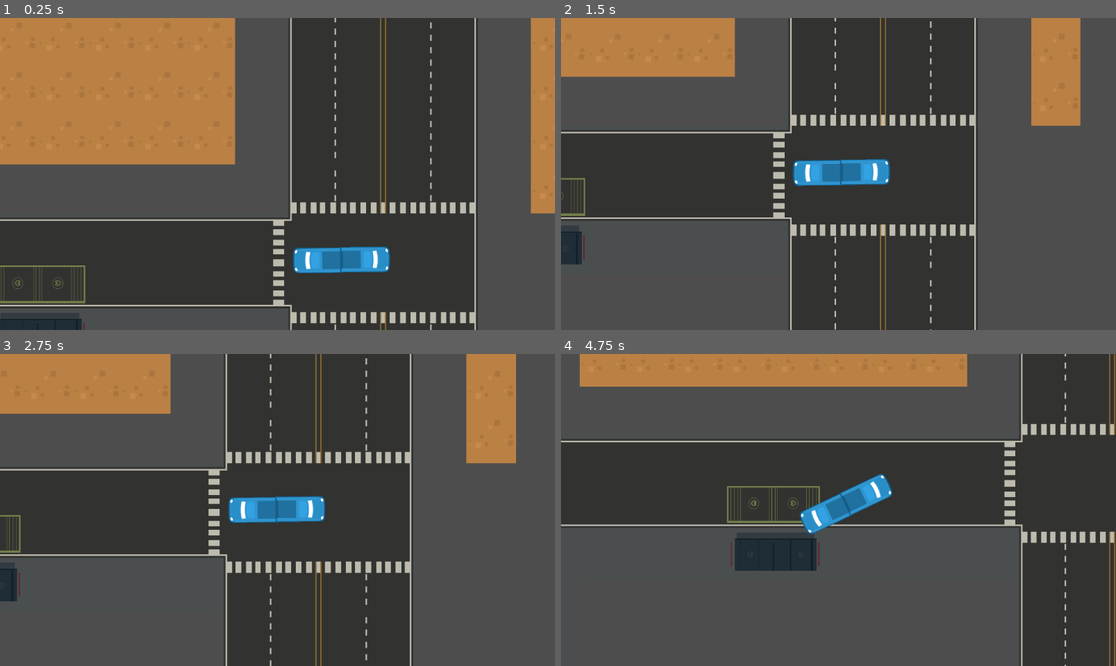
Above: before the commit, frames 1-4 (two rows, left to right).
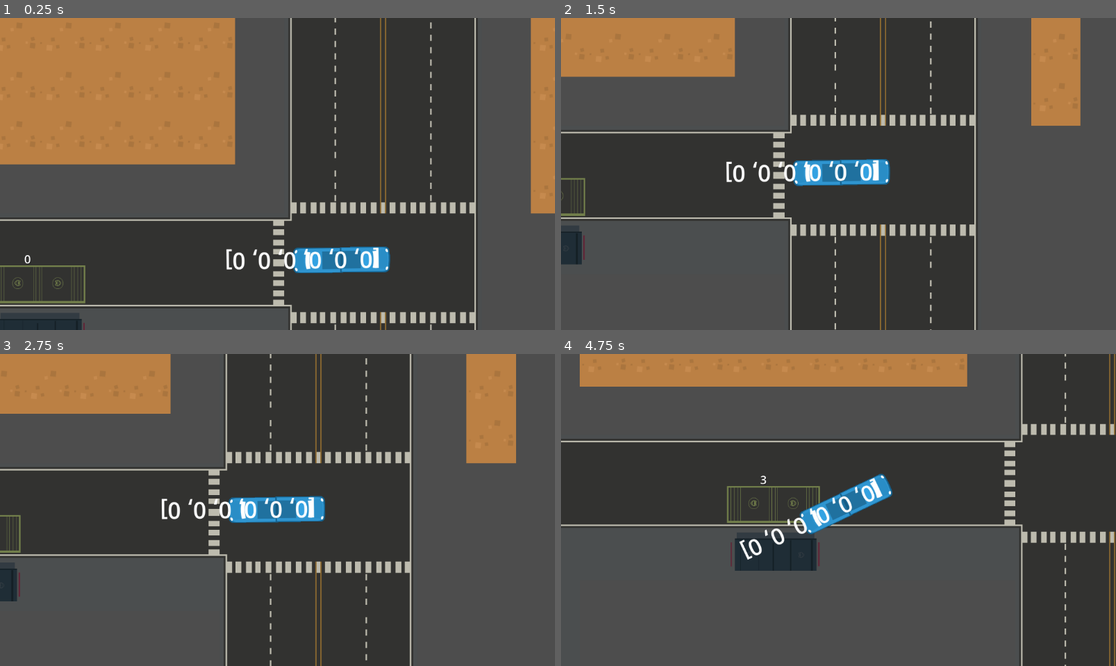
Above: after the commit, the same moments.

Repository: mgardne8/LoopDriver
Game: Godot game, scene res://Assets/Scenes/city_level.tscn
The game is run twice, just before and just after one commit, with the same random seed, the same clock (stepped at 60 frames per second) and the same inputs.
Inputs:
- Up to frame 1 (0.25 s): no input
- Up to frame 2 (1.5 s): hold D (steer_right) 0.53-1.28 s; tap Q (shake) at 0.6, 1.35 s; hold Space (handbrake) from 1.28 s (still down)
- Up to frame 3 (2.75 s): release Space (handbrake) at 2.03 s; hold D (steer_right) from 2.03 s (still down); tap Q (shake) at 2.1 s
- Up to frame 4 (4.75 s): release D (steer_right) at 2.78 s; hold W (accelerate) 2.78-3.53 s; tap Q (shake) at 2.85, 3.6, 4.35 s; hold A (steer_left) from 3.53 s (still down)

The runs differ from the first frame. In frame 1, 0.6% of the frame differs, in the area x 4-69%, y 73-81%; in frame 2, 0.5%; in frame 3, 0.6%; in frame 4, 0.6%.

Commit message:
Bus stop and destination funcitonality

Diff:
--- a/Assets/Scenes/city_level.tscn
+++ b/Assets/Scenes/city_level.tscn
@@ -1,9 +1,10 @@
-[gd_scene load_steps=9 format=4 uid="uid://dsla6nr8pr85c"]
+[gd_scene load_steps=10 format=4 uid="uid://dsla6nr8pr85c"]
 
 [ext_resource type="Texture2D" uid="uid://c14hs0pvptwif" path="res://Assets/Art/spritesheet_tiles.png" id="1_i0rqf"]
 [ext_resource type="Texture2D" uid="uid://xrqq2hjptb0o" path="res://Assets/Art/CityTiles.png" id="1_o8j8v"]
 [ext_resource type="PackedScene" uid="uid://oxr2ufc5wnr6" path="res://PlayerBus/PlayerBus.tscn" id="2_xx8tv"]
 [ext_resource type="Script" uid="uid://f51tml03x8a7" path="res://Assets/Scenes/camera_2d.gd" id="3_gkdqf"]
+[ext_resource type="PackedScene" uid="uid://c1jb12ryhqsh8" path="res://Busstop/BusStop.tscn" id="5_66coj"]
 
 [sub_resource type="TileSetAtlasSource" id="TileSetAtlasSource_fda8d"]
 texture = ExtResource("1_i0rqf")
@@ -369,3 +370,26 @@
 zoom = Vector2(0.5, 0.5)
 script = ExtResource("3_gkdqf")
 player = NodePath("../Player")
+
+[node name="BusStop0" parent="." instance=ExtResource("5_66coj")]
+position = Vector2(638, 1978)
+
+[node name="BusStop1" parent="." instance=ExtResource("5_66coj")]
+position = Vector2(-70, 931)
+stop_number = 1
+
+[node name="BusStop2" parent="." instance=ExtResource("5_66coj")]
+position = Vector2(-1043, -55)
+stop_number = 2
+
+[node name="BusStop3" parent="." instance=ExtResource("5_66coj")]
+position = Vector2(-2535, -52)
+stop_number = 3
+
+[node name="BusStop4" parent="." instance=ExtResource("5_66coj")]
+position = Vector2(-3388, -55)
+stop_number = 4
+
+[node name="BusStop5" parent="." instance=ExtResource("5_66coj")]
+position = Vector2(-4356, -62)
+stop_number = 5
--- a/Busstop/BusStop.tscn
+++ b/Busstop/BusStop.tscn
@@ -1,10 +1,9 @@
-[gd_scene load_steps=4 format=3 uid="uid://c1jb12ryhqsh8"]
+[gd_scene load_steps=3 format=3 uid="uid://c1jb12ryhqsh8"]
 
 [ext_resource type="Script" uid="uid://kgm2sthhmjs2" path="res://Busstop/bus_stop.gd" id="1_03mo6"]
-[ext_resource type="Texture2D" uid="uid://bgtd857gu0djt" path="res://Assets/Art/Buildings/building.png" id="2_hcnyk"]
 
 [sub_resource type="RectangleShape2D" id="RectangleShape2D_fg8rs"]
-size = Vector2(47, 100)
+size = Vector2(126.75, 100)
 
 [node name="BusStop" type="Node2D"]
 script = ExtResource("1_03mo6")
@@ -13,7 +12,6 @@
 collision_mask = 3
 
 [node name="BusParkingCol" type="CollisionShape2D" parent="Busparking"]
-position = Vector2(25, 0)
 shape = SubResource("RectangleShape2D_fg8rs")
 
 [node name="NewPassengerArrival" type="Timer" parent="."]
@@ -36,13 +34,12 @@
 wait_time = 0.8
 one_shot = true
 
-[node name="Building" type="Sprite2D" parent="."]
-position = Vector2(21, -1.65612)
-rotation = 1.5708
-scale = Vector2(0.129405, 0.1)
-texture = ExtResource("2_hcnyk")
+[node name="PassengerLeavingTime" type="Timer" parent="."]
+unique_name_in_owner = true
+wait_time = 0.5
 
 [connection signal="body_entered" from="Busparking" to="." method="_on_busparking_body_entered"]
 [connection signal="body_exited" from="Busparking" to="." method="_on_busparking_body_exited"]
 [connection signal="timeout" from="NewPassengerArrival" to="." method="_on_new_passenger_arrival_timeout"]
 [connection signal="timeout" from="PassengerBoardingTime" to="." method="_on_passenger_boarding_time_timeout"]
+[connection signal="timeout" from="PassengerLeavingTime" to="." method="_on_passenger_leaving_time_timeout"]
--- a/Busstop/bus_stop.gd
+++ b/Busstop/bus_stop.gd
@@ -2,11 +2,13 @@
 class_name Bus_Stop
 
 var passengers_waiting
-var destination_number
+@export var stop_number : int = 0
 var stop_popularity : float = 2 #lower number = more people showing up
+var player_Bus : CharacterBody2D
 
 
 func _ready() -> void:
+	player_Bus = get_tree().get_first_node_in_group("PlayerBus")
 	passengers_waiting = 0
 	%NewPassengerArrival.wait_time = randf_range(stop_popularity,stop_popularity/2)
 	%NewPassengerArrival.start()
@@ -19,15 +21,33 @@
 	%PassengerBoardingTime.start()
 
 func _on_passenger_boarding_time_timeout() -> void:
+	var passenger_destination = randi_range(0,5)
+	if passenger_destination == stop_number:
+		passenger_destination +=1
 	passengers_waiting -= 1
-	%PassengerBoardingTime.start()
+	player_Bus.passenger_boarding(passenger_destination)
+	if passengers_waiting > 0:
+		load_passengers()
+
+func unload_passenger():
+	%NewPassengerArrival.stop()
+	%PassengerLeavingTime.start()
+
+func _on_passenger_leaving_time_timeout() -> void:
+	if player_Bus.passenger_destination[stop_number] > 0:
+		player_Bus.passenger_destination[stop_number] -= 1
+		unload_passenger()
+		##TODO give feedback for unloading
 
 func _physics_process(delta: float) -> void:
 	$PassengerCountLabel.text = str(passengers_waiting)
 
 func _on_busparking_body_entered(body: Node2D) -> void:
-	if body.is_in_group("PlayerBus"):
+	if body.is_in_group("PlayerBus") and passengers_waiting > 0:
 		load_passengers()
+		if player_Bus.passenger_destination[stop_number] > 0:
+			unload_passenger()
+
 
 func _on_busparking_body_exited(body: Node2D) -> void:
 	%PassengerBoardingTime.stop()
--- /dev/null
+++ b/Menus and Controllers/global_controller.gd
@@ -0,0 +1,4 @@
+extends Node
+
+
+var total_passengers_waiting
--- a/PlayerBus/PlayerBus.tscn
+++ b/PlayerBus/PlayerBus.tscn
@@ -38,4 +38,13 @@
 wait_time = 0.8
 one_shot = true
 
+[node name="Passengers" type="Label" parent="."]
+unique_name_in_owner = true
+offset_left = -100.0
+offset_top = -43.0
+offset_right = 111.0
+offset_bottom = 40.0
+theme_override_font_sizes/font_size = 60
+text = "COUNT"
+
 [connection signal="timeout" from="RecoverTraction" to="." method="_on_recover_traction_timeout"]
--- a/character_body_2d.gd
+++ b/character_body_2d.gd
@@ -15,16 +15,18 @@
 var handbrake_strength = -100
 var handbraking = false
 
-
+var max_passengers = 30
 var passenger_count : int
 
 var acceleration = Vector2.ZERO
 var steer_direction
+var passenger_destination : Array [int] = [0,0,0,0,0,0]  #will need to add 1 value for each bus stop (if we go above 6 bus stops)
 
 func _ready() -> void:
 	passenger_count = 0
 
 func _physics_process(delta: float) -> void:
+	%Passengers.text = str(passenger_destination)
 	acceleration = Vector2.ZERO
 	handbraking = false
 	traction = lerp(traction,traction_base,0.08*delta)
@@ -46,6 +48,7 @@
 	var friction_force = velocity * friction
 	var drag_force = velocity * velocity.length() *drag
 	acceleration += friction_force + drag_force
+
 func get_input():
 	var turn = 0
 	if Input.is_action_pressed("steer_right"):
@@ -86,6 +89,14 @@
 	rotation = new_heading.angle()
 
 
+func passenger_boarding(destination : int):
+	passenger_count += 1
+	passenger_destination[destination] += 1
+
+
+func passenger_disembark(destination : int):
+	passenger_count -= 1
+	passenger_destination[destination] -= 1
 
 func _on_recover_traction_timeout() -> void:
 	traction = traction_base
--- a/project.godot
+++ b/project.godot
@@ -14,6 +14,10 @@
 run/main_scene="res://Assets/Scenes/city_level.tscn"
 config/features=PackedStringArray("4.4", "Forward Plus")
 config/icon="res://icon.svg"
+
+[autoload]
+
+GlobalController="*res://Menus and Controllers/global_controller.gd"
 
 [input]
 
Not shown, added: Menus and Controllers/global_controller.gd.uid
